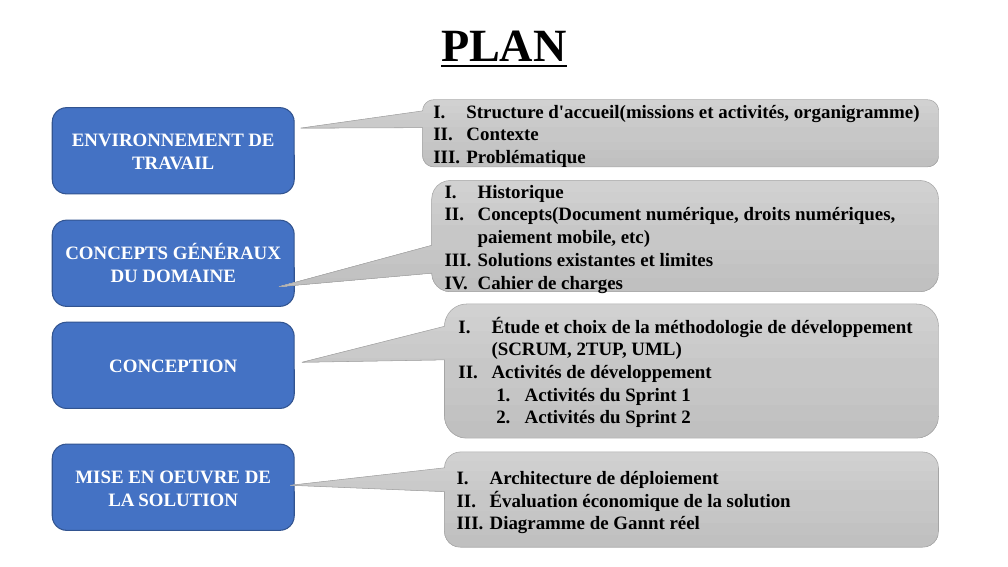
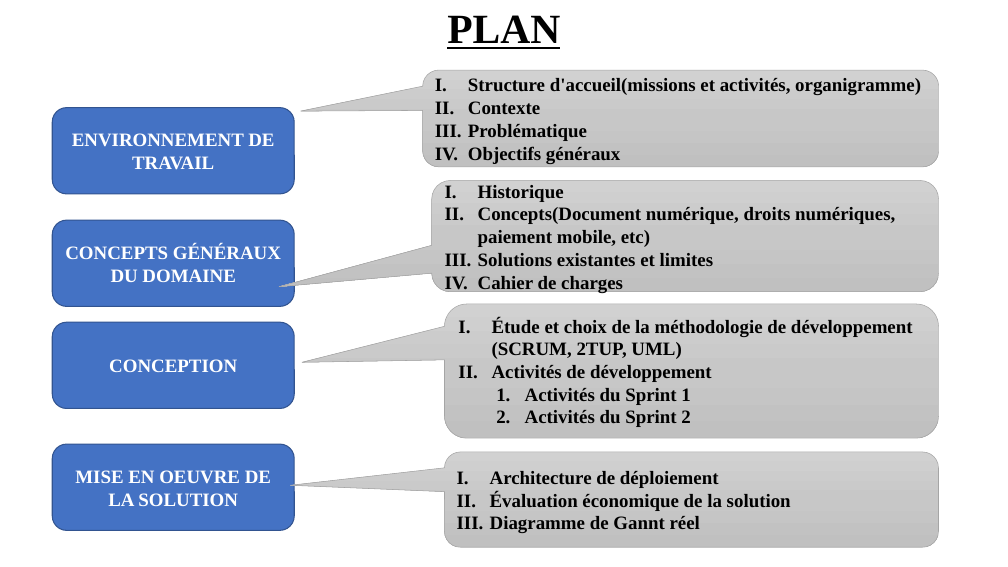
Before and after one commit to melaken/distdocs, a slide deck: slide 2 of Documents/theme/diapo.pptx. Drawn at 1008x567 pixels with LibreOffice and Linux fonts; fonts in the diff are those of the drawing. Boxes give left, top, right and bottom in pixels: in the first picture for what was removed or moved away, otherwise in the second. Text is boxed around its words. In the diff, an @@ line names an element or a change of style, - is before the commit and + after.

```diff
--- a/Documents/theme/diapo.pptx
+++ b/Documents/theme/diapo.pptx
@@ title "PLAN": place and size @@
-title "PLAN" at [441, 30, 567, 67]
+title "PLAN" at [447, 15, 560, 49]
@@ title "PLAN" at [447, 15, 560, 49]: size 44 to 39.6 pt @@
@@ rounded speech box "Structure d'accueil(missions et activités, organigramme)": place and size @@
-rounded speech box "Structure d'accueil(missions et activités, organigramme)" at [423, 100, 939, 167]
+rounded speech box "Structure d'accueil(missions et activités, organigramme)" at [423, 70, 939, 167]
@@ text in rounded speech box at [468, 146, 620, 164]: paragraph added @@
+IV. Objectifs généraux
```
Also in this commit, not shown: 2 other slides changed, 1 slide added, 3 other files.
